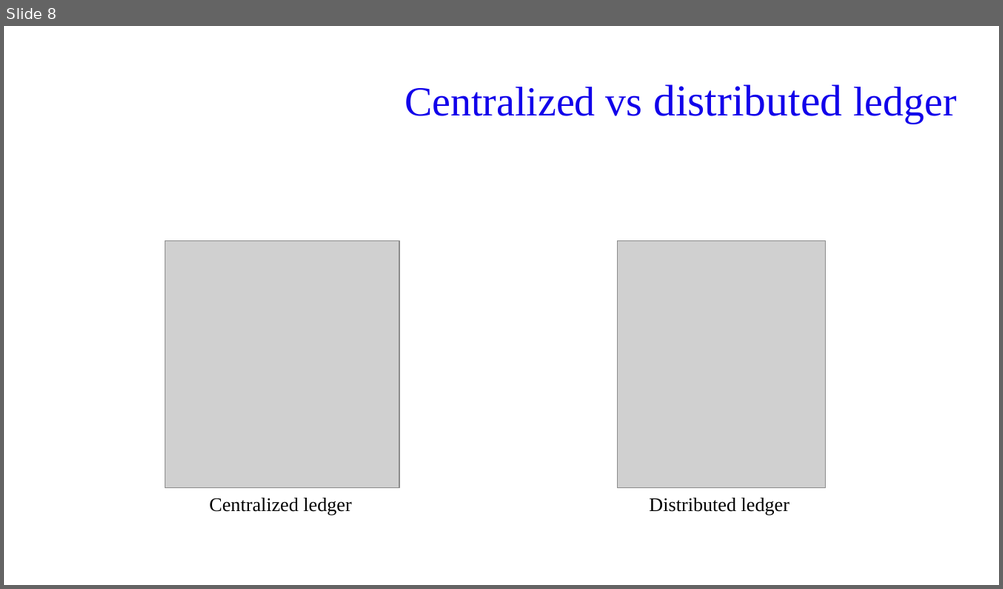
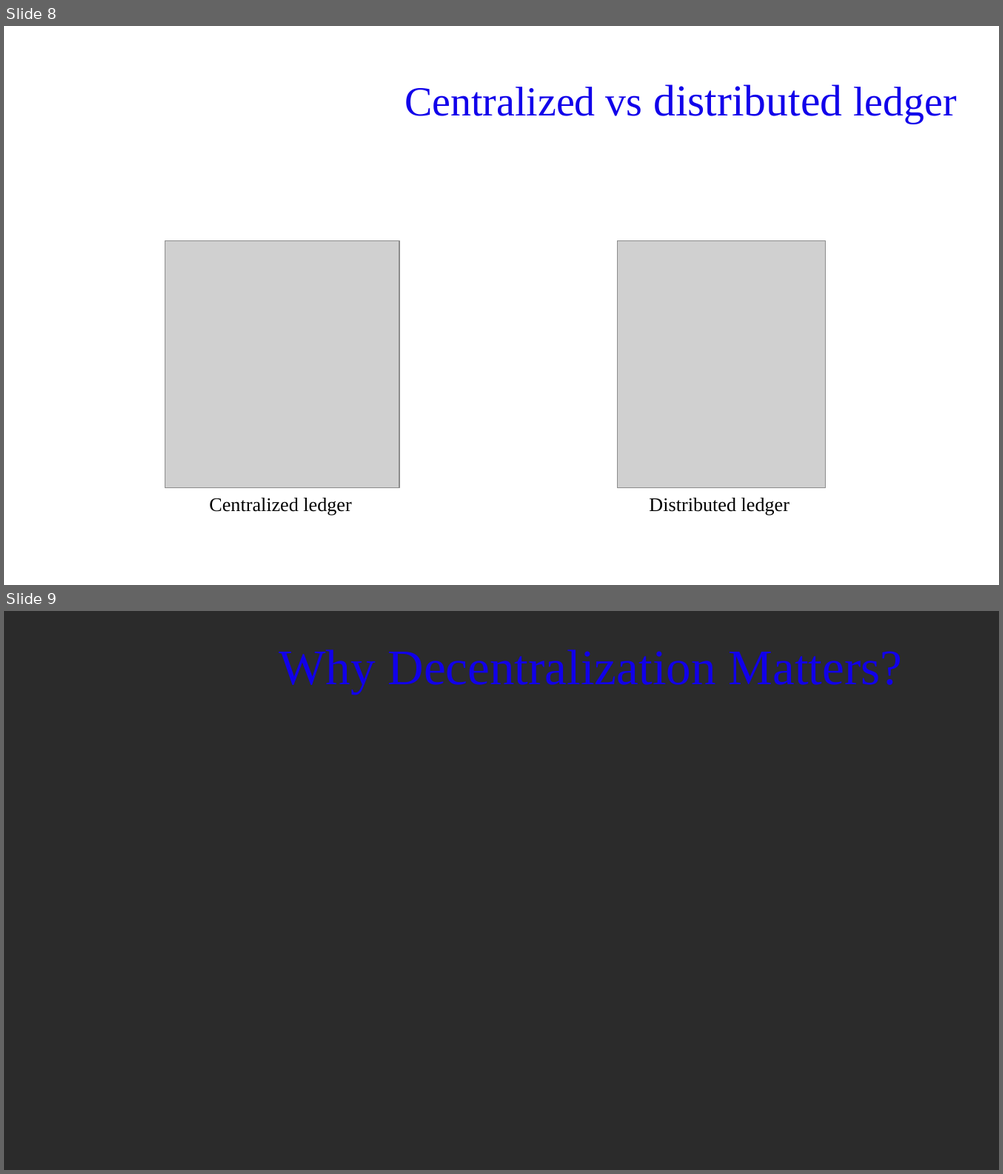
Before and after one commit to FIVIL/KtuPresentation, a slide deck: Blockchain 101.pptx. Shown one above the other, each under a label of ours: slide 8 before the commit, slides 8 and 9 after it. The pictures are 1003x589 and 1003x1174 pixels, drawn with LibreOffice and Linux fonts; fonts in the diff are those of the drawing; grey boxes stand for pictures; background and template pictures are left out; a plain dark background stands for a picture behind light text. Boxes give left, top, right and bottom in pixels: in the first picture for what was removed or moved away, otherwise in the second. Text is boxed around its words. In the diff, an @@ line names an element or a change of style, - is before the commit and + after.

```diff
--- a/Blockchain 101.pptx
+++ b/Blockchain 101.pptx
@@ slide 9 added at (x1=4, y1=611, x2=999, y2=1170), background picture (left out) @@
@@ title added at (x1=279, y1=649, x2=902, y2=693), 36 pt, text #1100EA @@
+Why Decentralization Matters?
```
Also in this commit, not shown: 2 slides changed.
